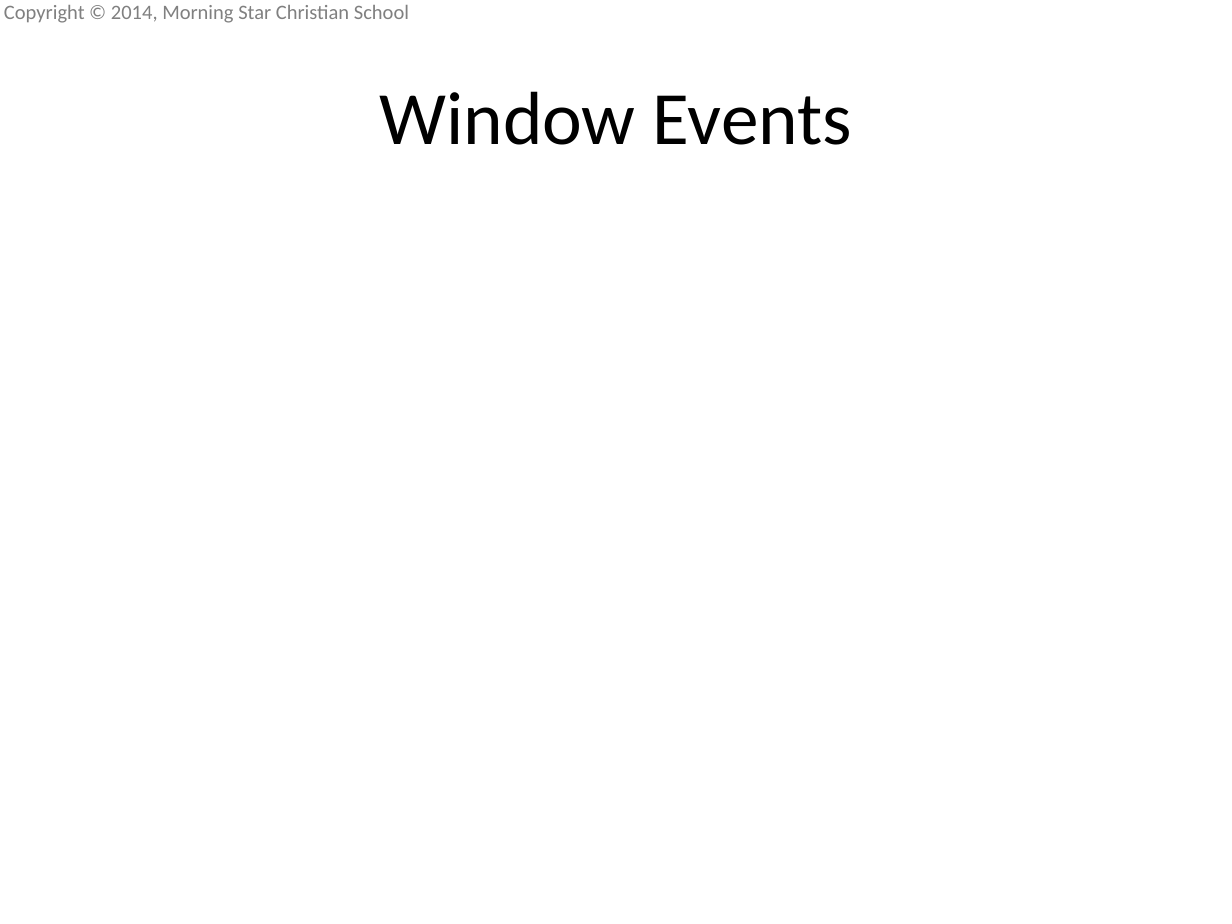
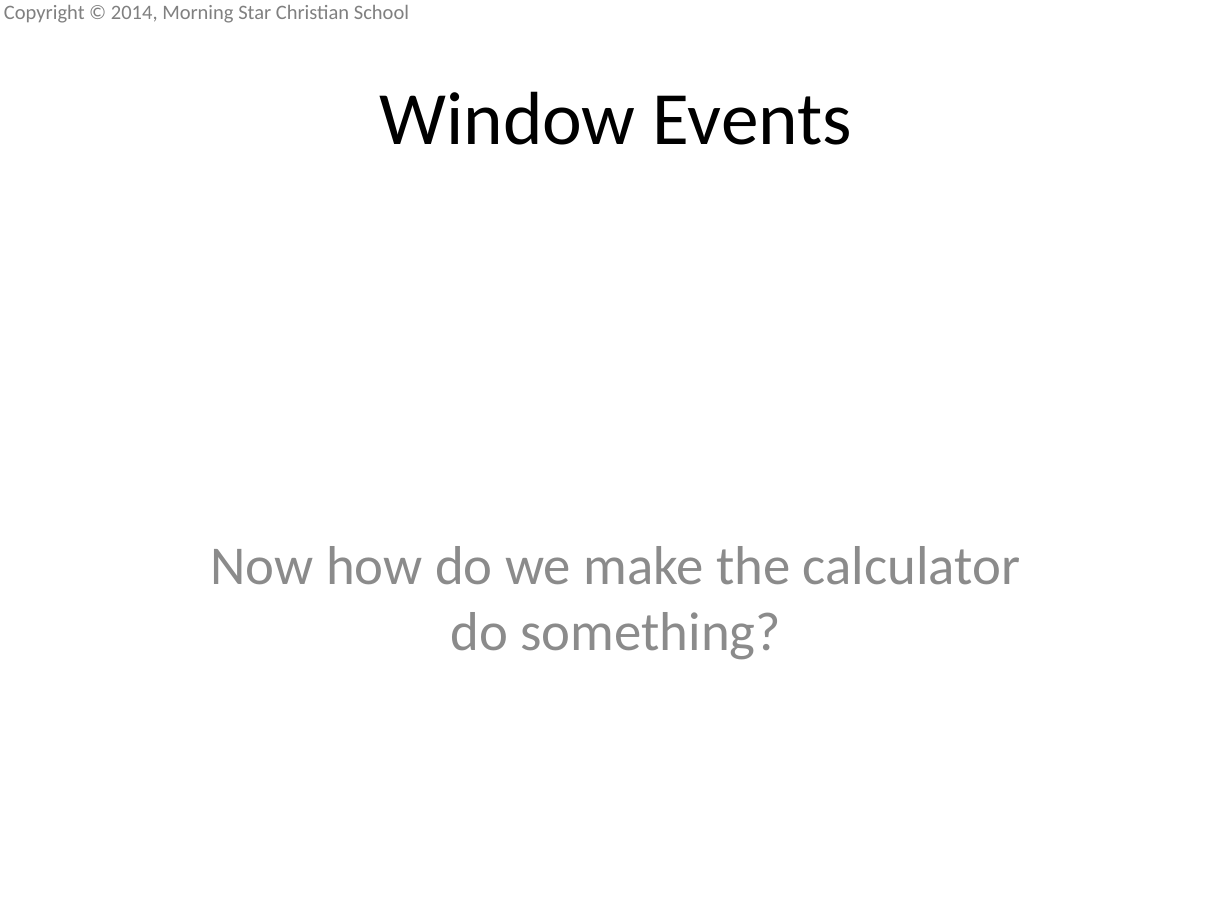
Before and after one commit to mscsbend/presentations, a slide deck: slide 23 of Lesson 3.pptx. Drawn at 1232x924 pixels with LibreOffice and Linux fonts; fonts in the diff are those of the drawing; background and template pictures are left out. Boxes give left, top, right and bottom in pixels: in the first picture for what was removed or moved away, otherwise in the second. Text is boxed around its words. In the diff, an @@ line names an element or a change of style, - is before the commit and + after.

```diff
--- a/Lesson 3.pptx
+++ b/Lesson 3.pptx
@@ subtitle added at [211,546,1020,660], 32 pt, text #8C8C8C @@
+Now how do we make the calculator do something?
```
Also in this commit, not shown: 6 other slides changed, 8 slides added.
